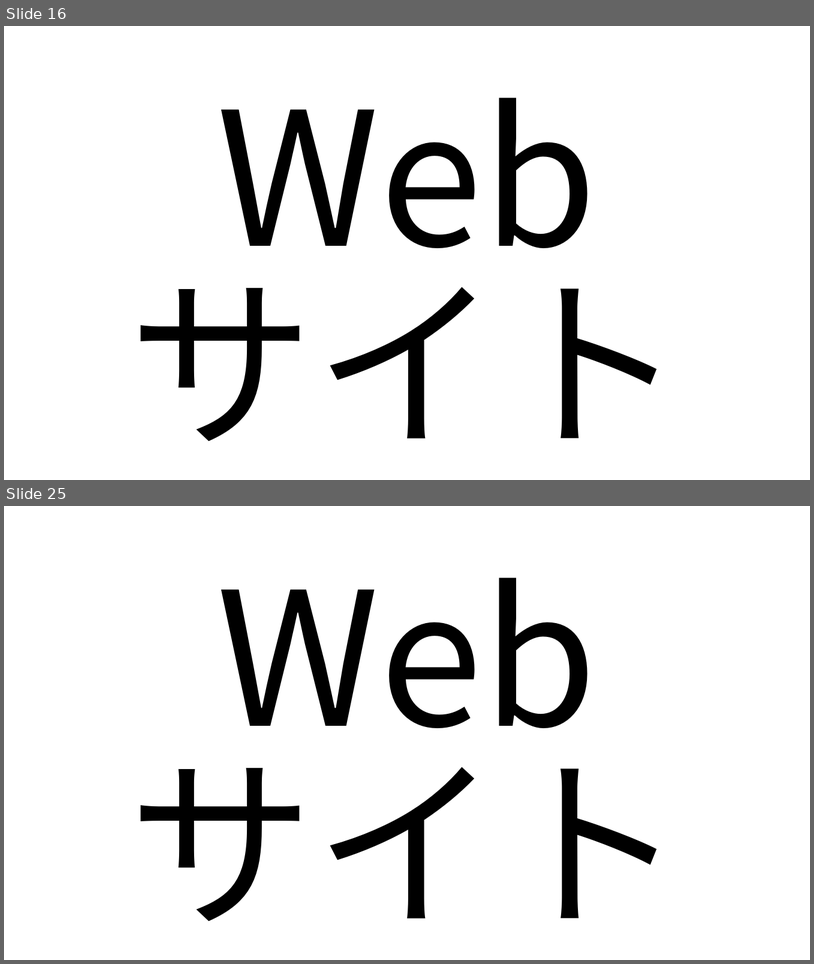
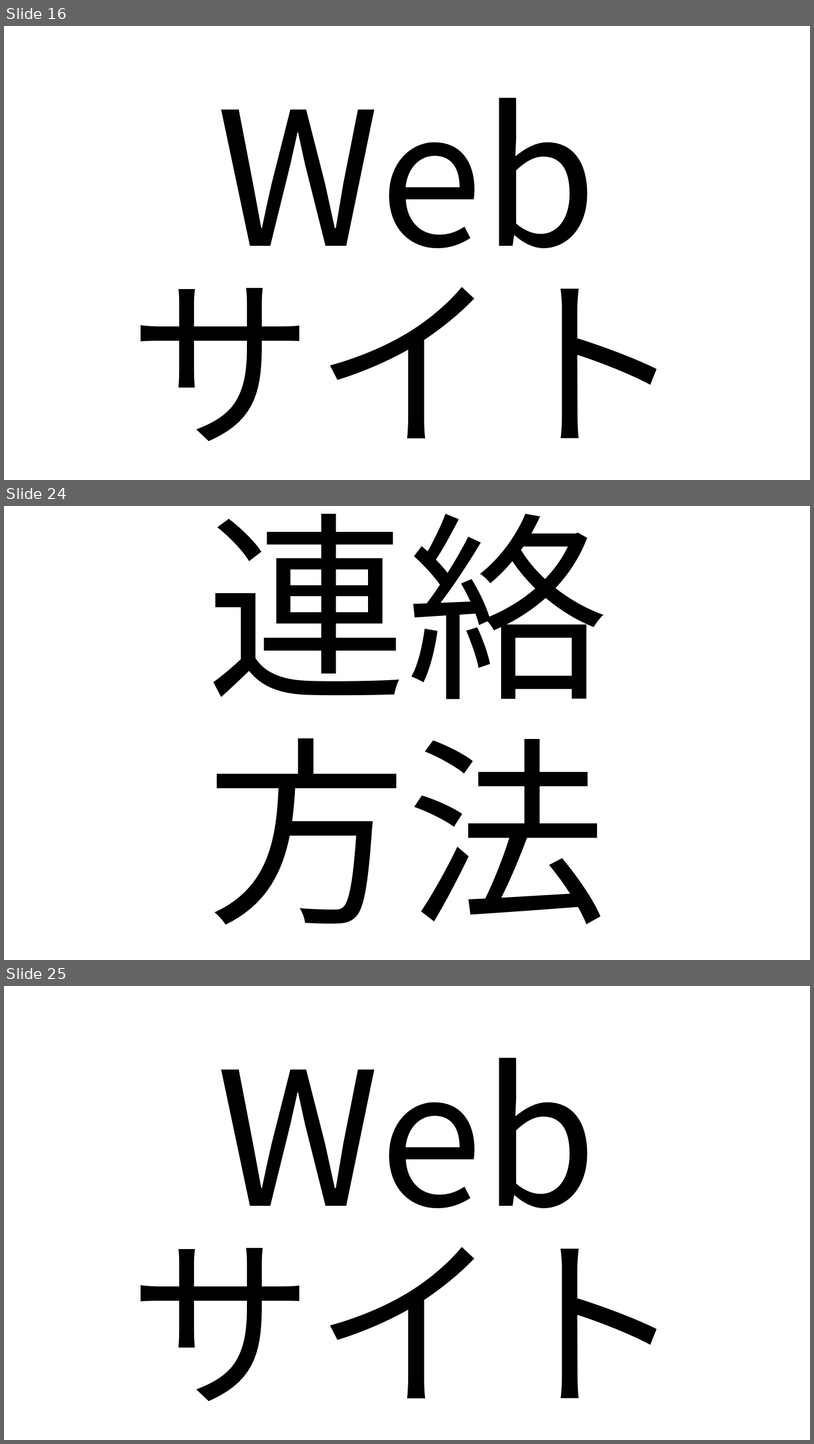
Before and after one commit to HirotakaFukkoahi/WebsiteForCEO, a slide deck: 新米社長に送るWebサイトの重要性と運用の仕方.pptx. Shown one above the other, each under a label of ours: slides 16 and 25 before the commit, slides 16, 24 and 25 after it; the slides between them are not shown. The pictures are 814x964 and 814x1444 pixels, drawn with LibreOffice and Linux fonts; fonts in the diff are those of the drawing. Boxes give left, top, right and bottom in pixels: in the first picture for what was removed or moved away, otherwise in the second. Text is boxed around its words. In the diff, an @@ line names an element or a change of style, - is before the commit and + after.

```diff
--- a/新米社長に送るWebサイトの重要性と運用の仕方.pptx
+++ b/新米社長に送るWebサイトの重要性と運用の仕方.pptx
@@ slide 24 added at (4, 506, 810, 960), background #FFFFFF @@
@@ text added at (206, 514, 608, 924), 239 pt, text #000000 @@
+連絡
+方法
```
Also in this commit, not shown: 31 other slides added, 1 other file.
